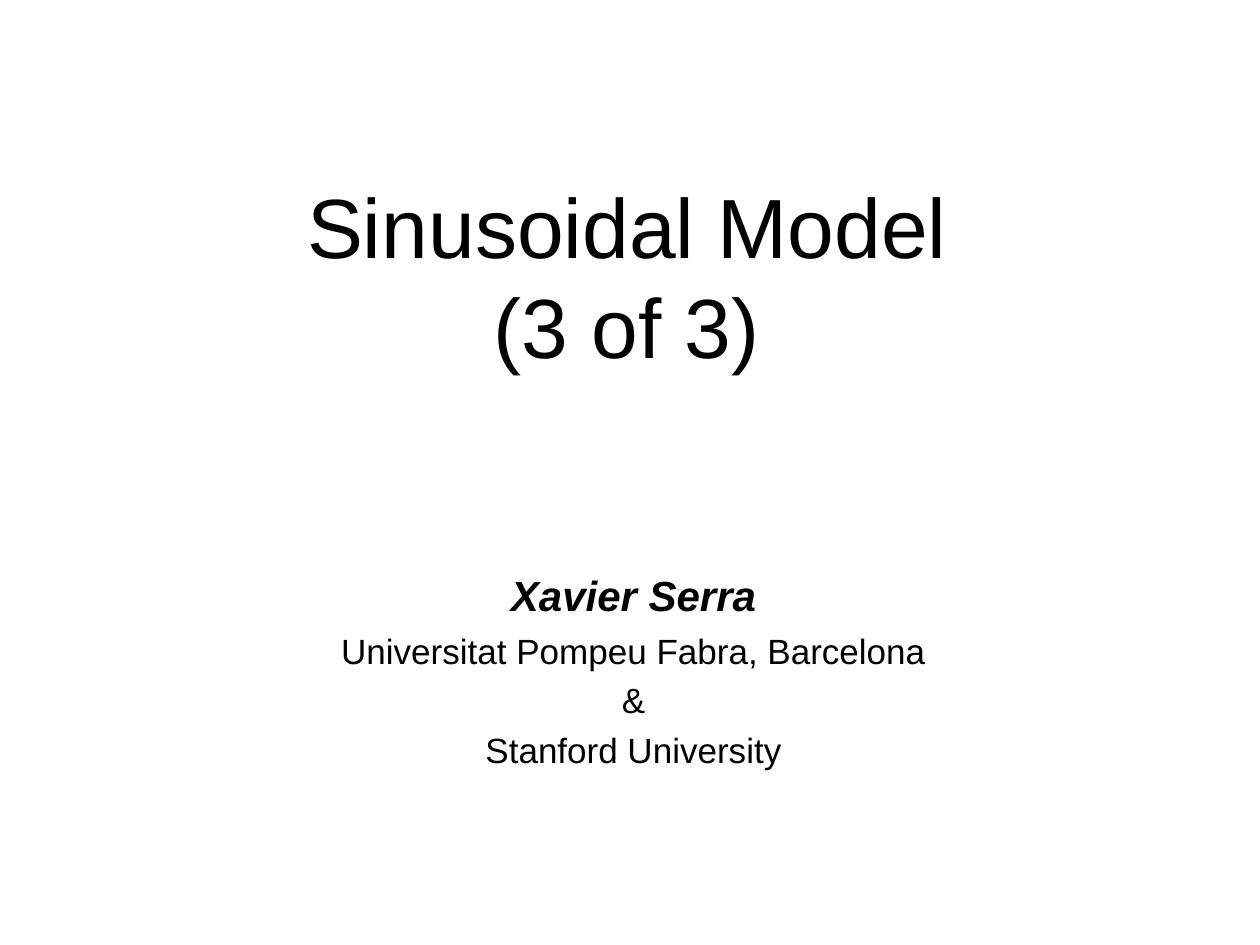
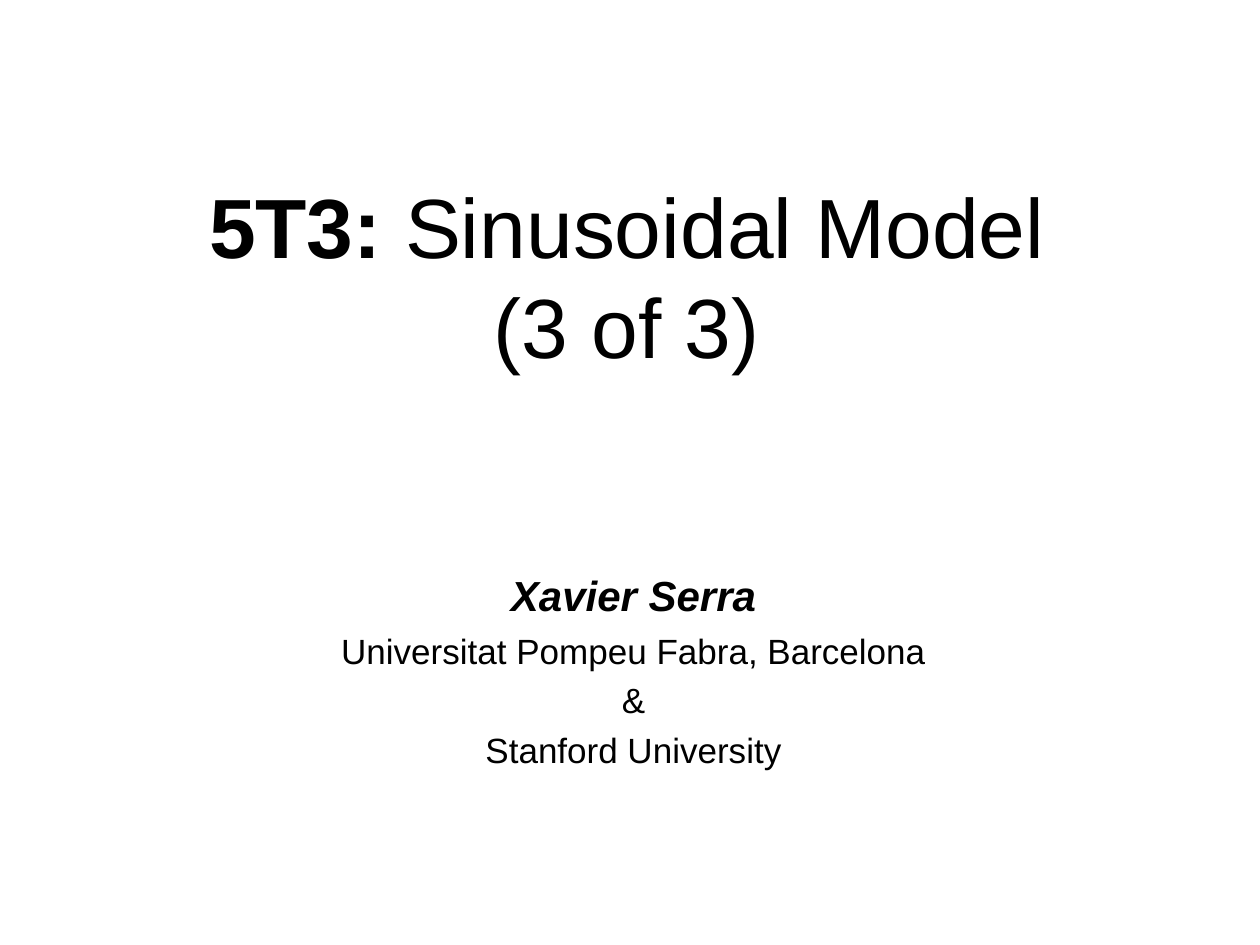
Before and after one commit to MTG/sms-tools, a slide deck: slide 19 of lectures/5-Sinusoidal-model/5T3-Sinusoidal-model-3.odp (slide 16 before the commit). Drawn at 1260x945 pixels with LibreOffice and Linux fonts; fonts in the diff are those of the drawing. Boxes give left, top, right and bottom in pixels: in the first picture for what was removed or moved away, otherwise in the second. Text is boxed around its words. In the diff, an @@ line names an element or a change of style, - is before the commit and + after.

Commit message:
small changes to lectures

```diff
--- a/lectures/5-Sinusoidal-model/5T3-Sinusoidal-model-3.odp
+++ b/lectures/5-Sinusoidal-model/5T3-Sinusoidal-model-3.odp
@@ title at <box>209,197,1045,374</box>: text changed @@
-Sinusoidal Model
-(3 of 3)
+5T3: Sinusoidal Model
+(3 of 3)
```
Also in this commit, not shown: 2 other slides changed, 4 slides added, 1 slide removed, 2 other files.
